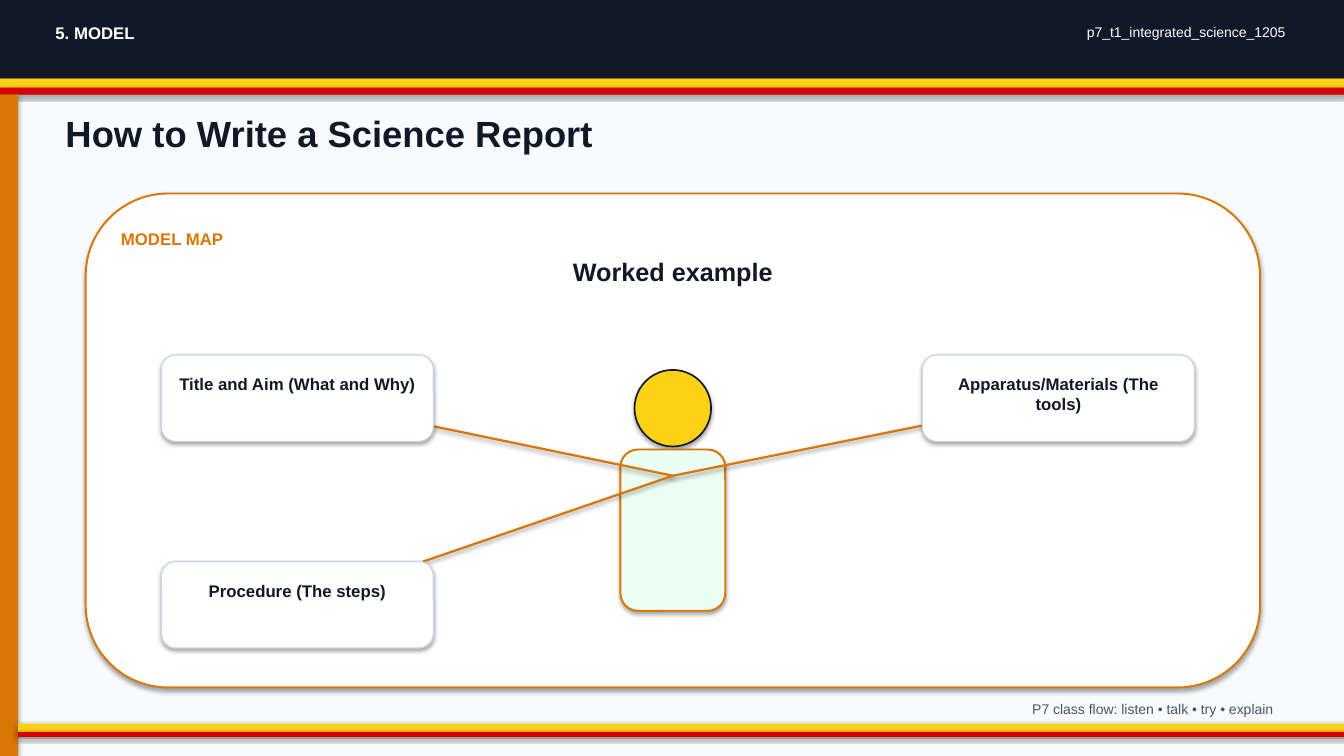
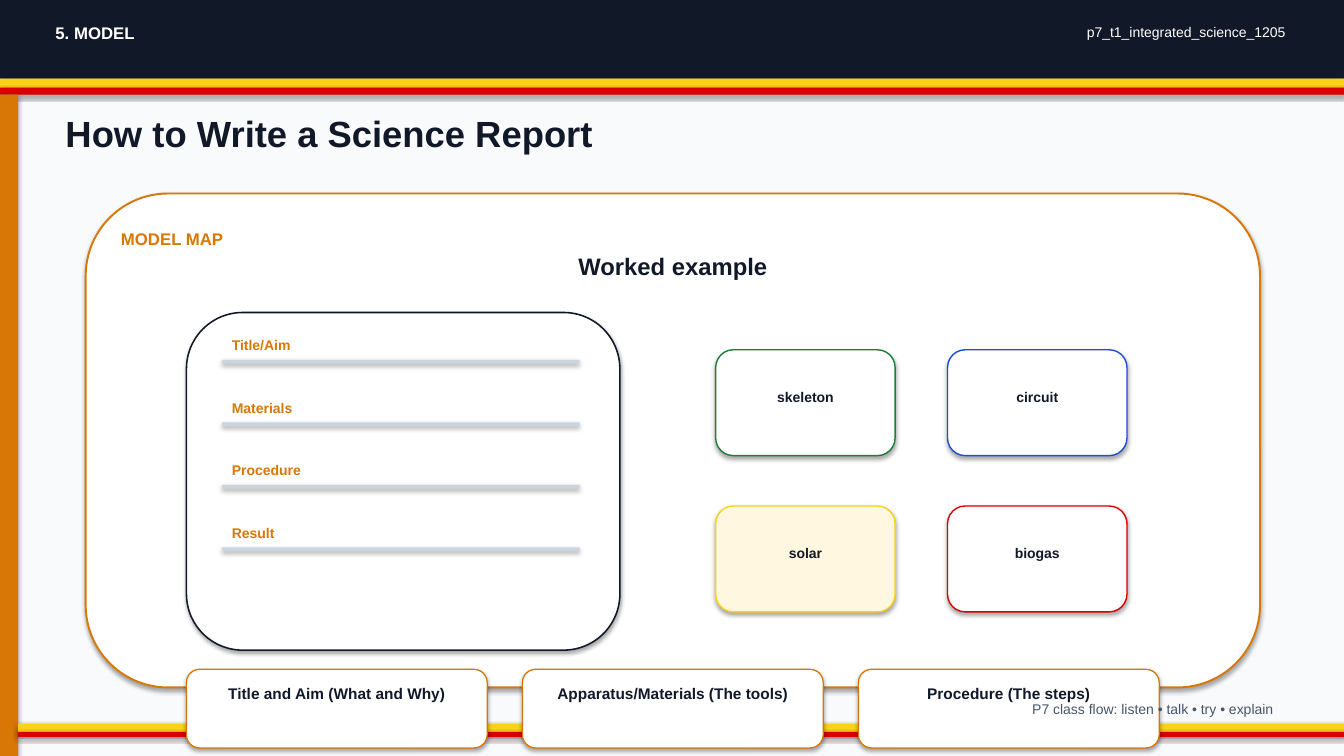
Before and after one commit to yousunjung84-edu/uganda-p7-mvp-20260629, a slide deck: slide 5 of uganda-p7-mvp/p7_t1_integrated_science_1205/p7_t1_integrated_science_1205.pptx. Drawn at 1344x756 pixels with LibreOffice and Linux fonts; fonts in the diff are those of the drawing. Boxes give left, top, right and bottom in pixels: in the first picture for what was removed or moved away, otherwise in the second. Text is boxed around its words. In the diff, an @@ line names an element or a change of style, - is before the commit and + after.

```diff
--- a/uganda-p7-mvp/p7_t1_integrated_science_1205/p7_t1_integrated_science_1205.pptx
+++ b/uganda-p7-mvp/p7_t1_integrated_science_1205/p7_t1_integrated_science_1205.pptx
@@ text "Worked example" at <box>578,257,767,280</box>: size 18 to 17 pt @@
@@ rounded rectangle added at <box>187,313,620,650</box>, fill #FFFFFF, outline #111827 1.1 pt @@
@@ rounded rectangle removed at <box>161,355,434,442</box> @@
@@ text added at <box>232,340,291,351</box>, 10 pt, text #D97706, bold @@
+Title/Aim
@@ rounded rectangle: place and size @@
-rounded rectangle at <box>161,562,434,648</box>
+rounded rectangle at <box>716,350,895,456</box>
@@ rounded rectangle at <box>716,350,895,456</box>: outline #CBD5E1 0.9 pt to #1B7F3A 1 pt @@
@@ rounded rectangle: place and size @@
-rounded rectangle at <box>923,355,1195,442</box>
+rounded rectangle at <box>948,350,1127,456</box>
@@ rounded rectangle at <box>948,350,1127,456</box>: outline #CBD5E1 0.9 pt to #1D4ED8 1 pt @@
@@ rectangle added at <box>222,360,580,364</box>, fill #CBD5E1 @@
@@ ellipse removed at <box>634,370,711,447</box> @@
@@ text added at <box>232,403,293,413</box>, 10 pt, text #D97706, bold @@
+Materials
@@ line removed from (673, 476) to (297, 398) @@
@@ line removed from (673, 476) to (1059, 398) @@
@@ text added at <box>777,392,834,402</box>, 10 pt, text #111827, bold @@
+skeleton
@@ text added at <box>1016,392,1058,402</box>, 10 pt, text #111827, bold @@
+circuit
@@ rectangle added at <box>222,422,580,426</box>, fill #CBD5E1 @@
@@ text added at <box>232,465,301,475</box>, 10 pt, text #D97706, bold @@
+Procedure
@@ line removed from (673, 476) to (297, 605) @@
@@ rounded rectangle removed at <box>620,450,725,611</box> @@
@@ rectangle added at <box>222,485,580,489</box>, fill #CBD5E1 @@
@@ rounded rectangle added at <box>716,506,895,612</box>, fill #FFF7E0, outline #FCD116 1 pt @@
@@ rounded rectangle added at <box>948,506,1127,612</box>, fill #FFFFFF, outline #D90000 1 pt @@
@@ text added at <box>232,528,275,538</box>, 10 pt, text #D97706, bold @@
+Result
@@ rectangle added at <box>222,547,580,552</box>, fill #CBD5E1 @@
@@ text added at <box>789,548,822,558</box>, 10 pt, text #111827, bold @@
+solar
@@ text added at <box>1015,548,1060,561</box>, 10 pt, text #111827, bold @@
+biogas
@@ rounded rectangle added at <box>187,669,487,748</box>, fill #FFFFFF, outline #D97706 0.9 pt @@
@@ text "Title and Aim (What and ...": place and size @@
-text "Title and Aim (What and ..." at <box>179,378,415,394</box>
+text "Title and Aim (What and ..." at <box>228,688,445,703</box>
@@ rounded rectangle added at <box>522,669,823,748</box>, fill #FFFFFF, outline #D97706 0.9 pt @@
@@ text "Apparatus/Materials (The tools)": place and size @@
-text "Apparatus/Materials (The tools)" at <box>958,378,1158,414</box>
+text "Apparatus/Materials (The tools)" at <box>557,688,788,703</box>
@@ rounded rectangle added at <box>859,669,1159,748</box>, fill #FFFFFF, outline #D97706 0.9 pt @@
@@ size 12 to 11 pt in 3 elements at <box>228,688,445,703</box>, <box>557,688,788,703</box>, <box>927,688,1090,703</box> @@
@@ text "Procedure (The steps)": place and size @@
-text "Procedure (The steps)" at <box>209,585,385,601</box>
+text "Procedure (The steps)" at <box>927,688,1090,703</box>
```
Also in this commit, not shown: 3 other slides changed, 24 other files.
